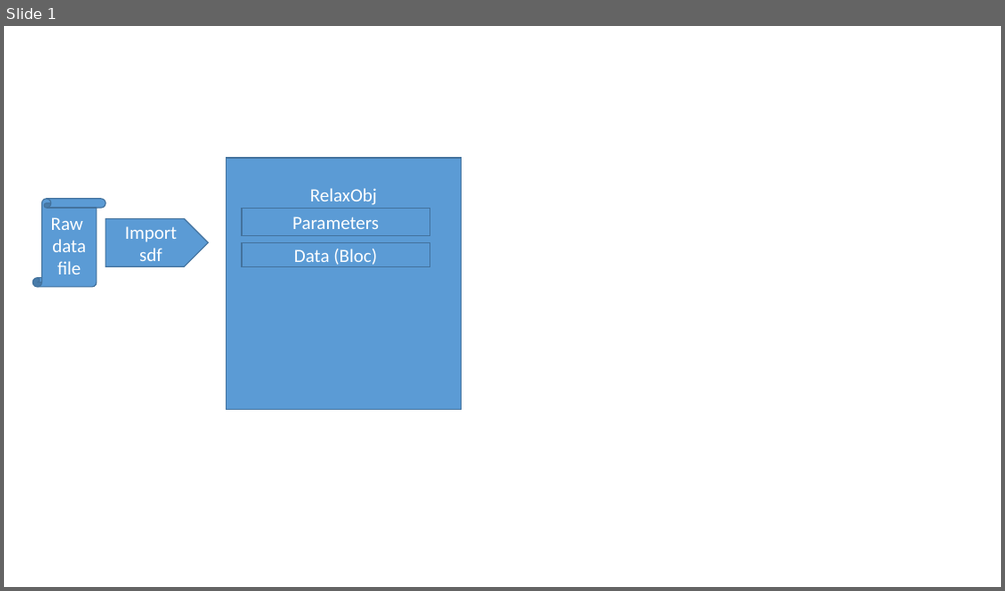
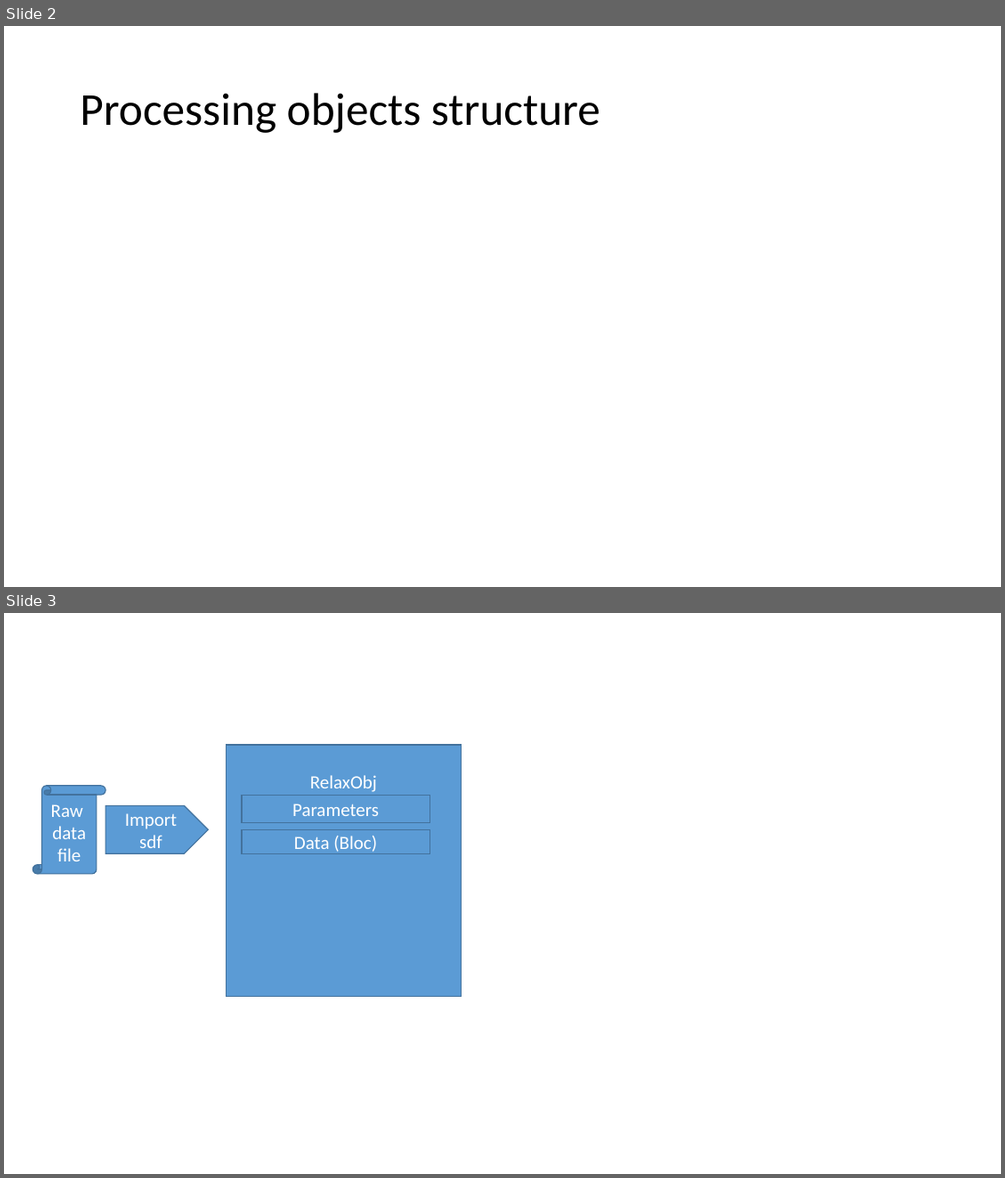
Before and after one commit to ManuIdentiFY/FitLike2, a slide deck: Program structure.pptx. Shown one above the other, each under a label of ours: slide 1 before the commit, slides 2 and 3 after it. The pictures are 1005x591 and 1005x1178 pixels, drawn with LibreOffice and Linux fonts; fonts in the diff are those of the drawing. Boxes give left, top, right and bottom in pixels: in the first picture for what was removed or moved away, otherwise in the second. Text is boxed around its words. In the diff, an @@ line names an element or a change of style, - is before the commit and + after.

```diff
--- a/Program structure.pptx
+++ b/Program structure.pptx
@@ slide 2 added at bbox=[4, 26, 1001, 587], background #FFFFFF @@
@@ title added at bbox=[80, 93, 600, 133], 44 pt, text #000000 @@
+Processing objects structure
@@ what was slide 1 is now slide 3 @@
```
Also in this commit, not shown: 1 other slide added, 10 other files.
